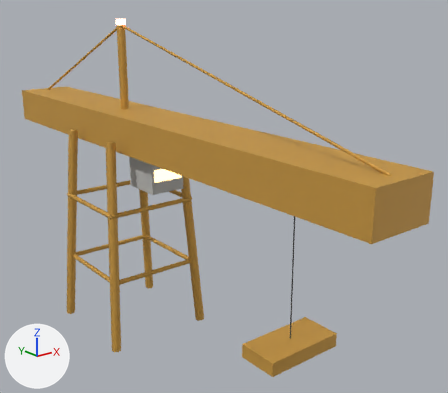
Before and after pictures for a commit that changed the glTF model games/jetski/assets/models/crane.glb.
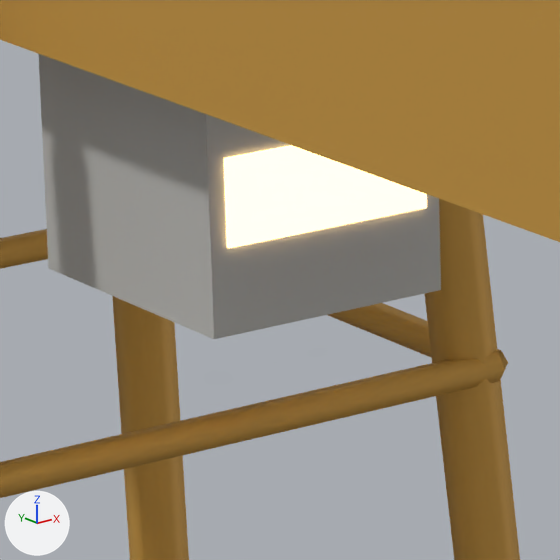
Old and new are each drawn whole from a 50 mm lens placed at (-53.8, -94.9, 57.6), pointed at (7.5, -18.2, 27.0) and again close up on the part from 28% to 45% of the width and 38% to 57% of the height. Lighting does not change. The marker at lower left points along +X, +Y and +Z. The first two pictures are the older version.

In view in the first close-up: 'Crane'.
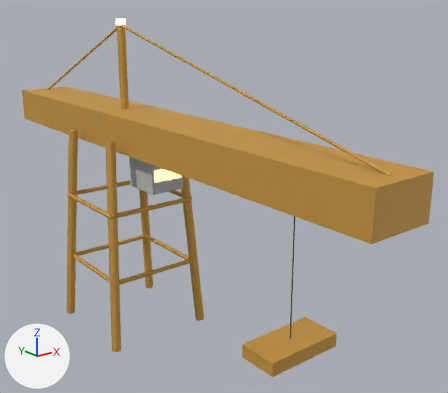
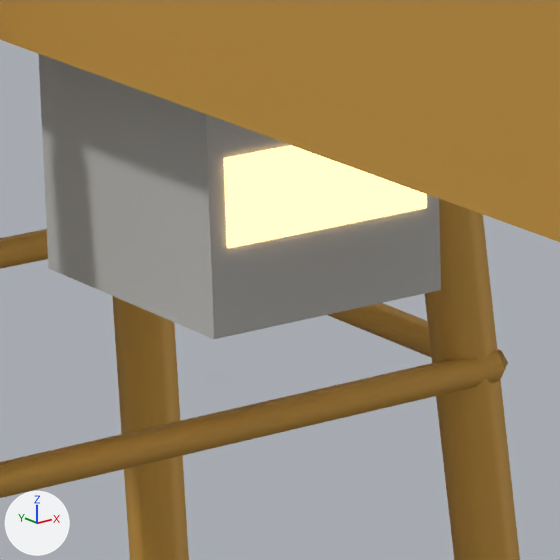
Where the change shows, as pixel boxes [x1, y1, x2, y2] in the close-ups (560 x 560 px):
'Crane', recoloured (white to beige)
    both: [215, 140, 431, 254]

The change, as a diff of the scene's bpy script:
```diff
--- a/games/jetski/assets/models/crane.glb.py
+++ b/games/jetski/assets/models/crane.glb.py
@@ mat_windows @@
 mat_windows.roughness = 0.3
-mat_windows.emission_color = (3.2, 2.1, 0.9)  # white #fffff3
+mat_windows.emission_color = (2.2, 1.45, 0.62)  # beige #ffffce
 mat_windows.emission_strength = 1.0
```
